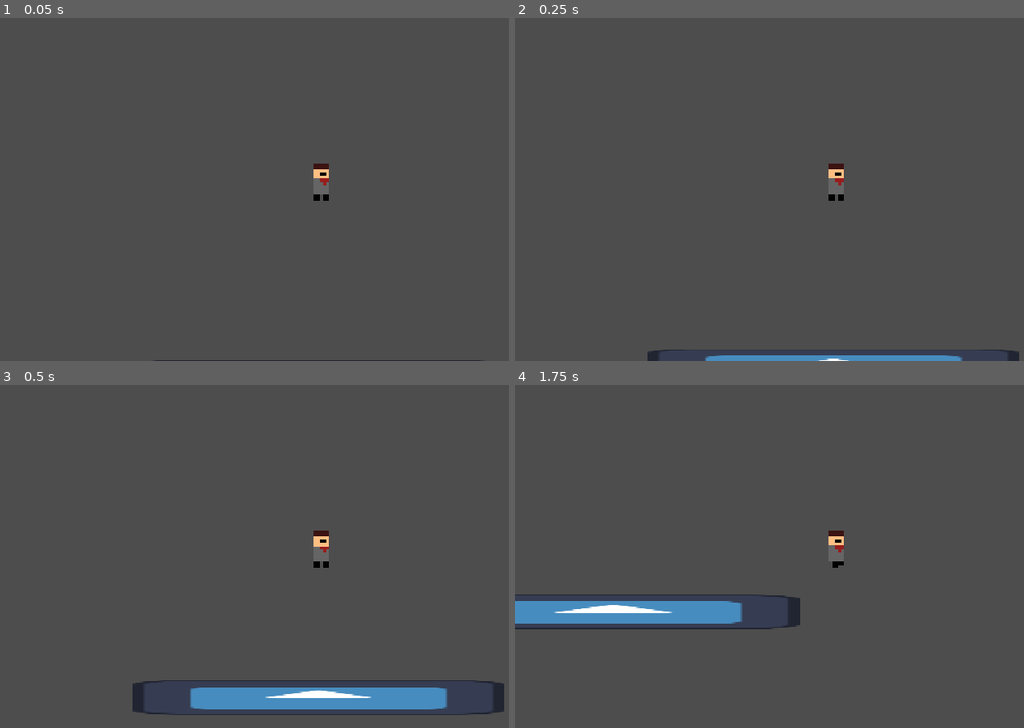
Above: before the commit, frames 1-4 (two rows, left to right).
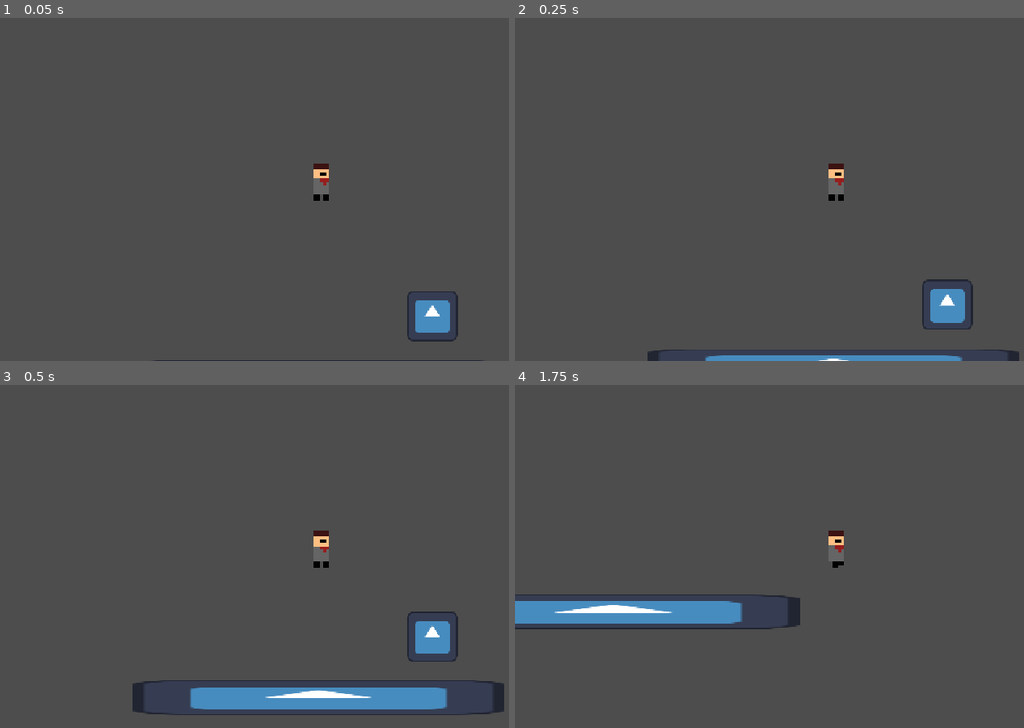
Above: after the commit, the same moments.

Repository: Coog-Interactive/GMTK-Team-Godot
Game: Godot game, scene res://source/scenes/level0.tscn
The game is run twice, just before and just after one commit, with the same random seed, the same clock (stepped at 60 frames per second) and the same inputs. The project has no main scene, so this scene is started directly. The engine's default icon, where the game draws it, is replaced by a stand-in: a white triangle on a blue panel in a dark square.
Inputs:
- Up to frame 1 (0.05 s): no input
- Up to frame 2 (0.25 s): no input
- Up to frame 3 (0.5 s): no input
- Up to frame 4 (1.75 s): tap Enter (ui_accept) at 0.5, 0.77, 1.52 s; hold Z (dash) 0.53-1.28 s; hold Right (ui_right) from 0.53 s (still down); tap Z (dash) at 1.35 s

The runs differ from the first frame. In frame 1, 0.8% of the frame differs, in the area x 80-90%, y 79-95%; in frame 2, 0.9%, in the area x 80-90%, y 76-91%; in frame 3, 0.8%; in frame 4, nothing differs.

Commit message:
Begin working on pickups

Diff:
--- a/source/scenes/level0.tscn
+++ b/source/scenes/level0.tscn
@@ -2,6 +2,7 @@
 
 [ext_resource type="Texture2D" uid="uid://b8do3ncmdtobp" path="res://assets/textures/icon.svg" id="1_hd30q"]
 [ext_resource type="PackedScene" uid="uid://bxb4pbm23881o" path="res://source/scenes/player.tscn" id="2_gb36a"]
+[ext_resource type="PackedScene" uid="uid://dk0uv6bceqjgy" path="res://source/scenes/pickup.tscn" id="3_gb36a"]
 
 [sub_resource type="RectangleShape2D" id="RectangleShape2D_nusuv"]
 size = Vector2(124.324326, 20)
@@ -21,3 +22,6 @@
 
 [node name="Player" parent="." unique_id=1511638149 instance=ExtResource("2_gb36a")]
 position = Vector2(568, 0)
+
+[node name="Pickup" parent="." unique_id=1908282210 instance=ExtResource("3_gb36a")]
+position = Vector2(846, 349)
--- /dev/null
+++ b/source/scenes/pickup.tscn
@@ -0,0 +1,15 @@
+[gd_scene format=3 uid="uid://dk0uv6bceqjgy"]
+
+[ext_resource type="Texture2D" uid="uid://b8do3ncmdtobp" path="res://assets/textures/icon.svg" id="1_cd50a"]
+
+[sub_resource type="RectangleShape2D" id="RectangleShape2D_nusuv"]
+size = Vector2(44.22591, 70.41969)
+
+[node name="Pickup" type="Area2D" unique_id=268423228]
+
+[node name="Sprite2D" type="Sprite2D" parent="." unique_id=216623666]
+texture = ExtResource("1_cd50a")
+
+[node name="CollisionShape2D" type="CollisionShape2D" parent="." unique_id=1504564967]
+scale = Vector2(2.8942308, 1.7892721)
+shape = SubResource("RectangleShape2D_nusuv")
